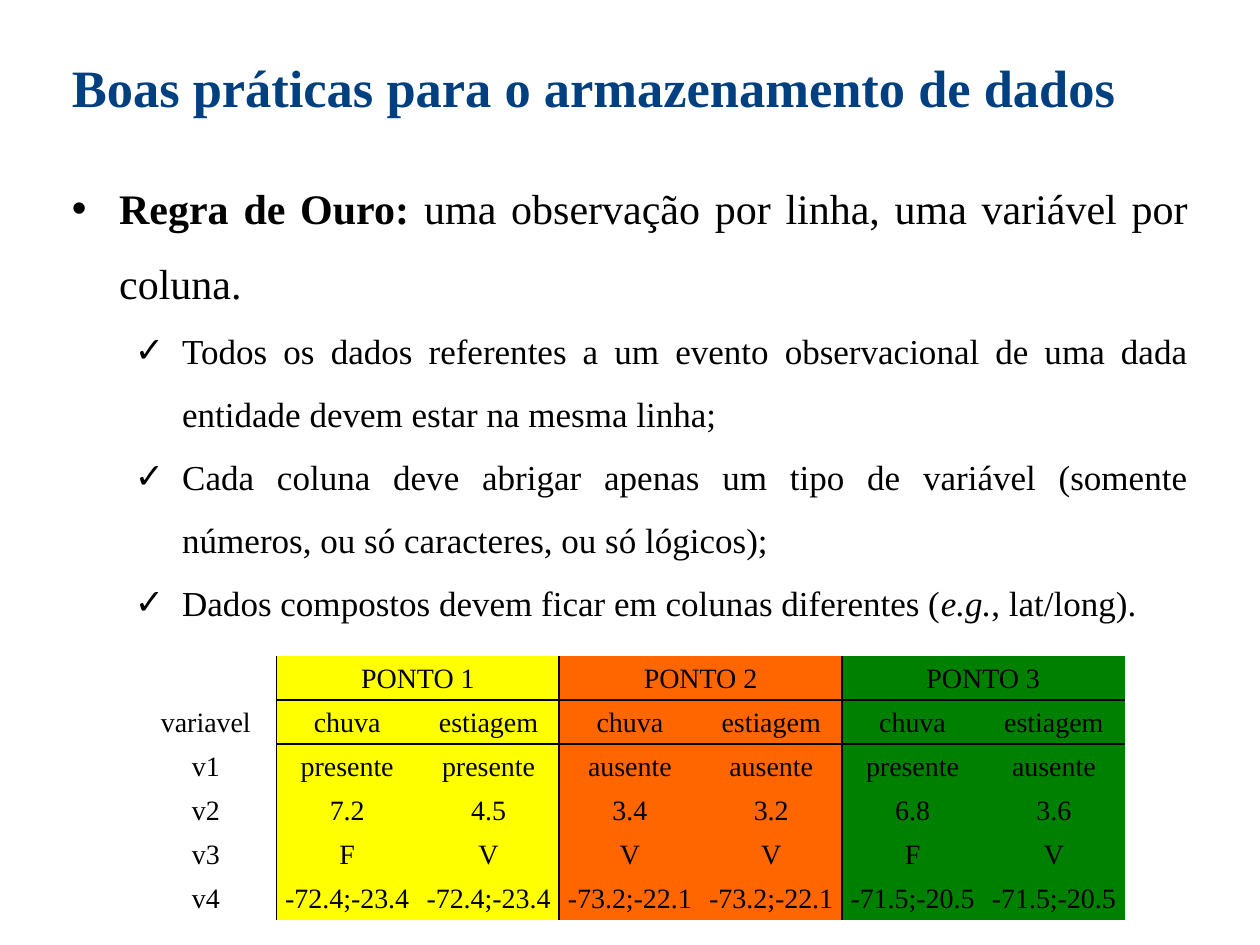
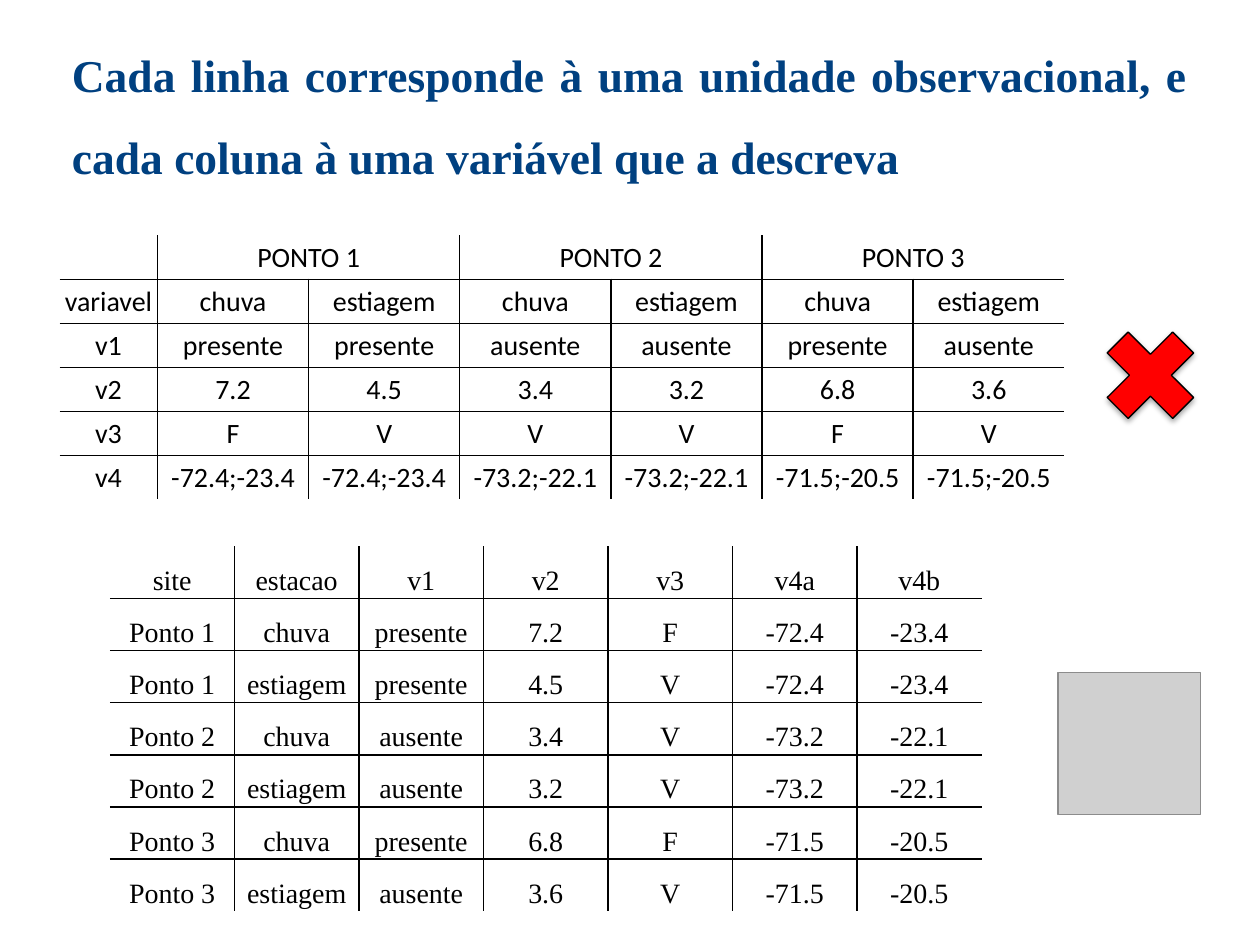
Before and after one commit to nacmarino/compartilhaR, a slide deck: slide 19 of 02 - intro/02 - a vida dos dados.pptx. Drawn at 1260x945 pixels with LibreOffice and Linux fonts; fonts in the diff are those of the drawing; grey boxes stand for pictures. Boxes give left, top, right and bottom in pixels: in the first picture for what was removed or moved away, otherwise in the second. Text is boxed around its words. In the diff, an @@ line names an element or a change of style, - is before the commit and + after.

```diff
--- a/02 - intro/02 - a vida dos dados.pptx
+++ b/02 - intro/02 - a vida dos dados.pptx
@@ text removed at box(72, 70, 1115, 118) @@
-Boas práticas para o armazenamento de dados
@@ text added at box(72, 60, 1186, 183), 26 pt, text #004080, bold @@
+Cada linha corresponde à uma unidade observacional, e cada coluna à uma variável que a descreva
@@ text removed at box(119, 194, 1188, 623) @@
-• Regra de Ouro: uma observação por linha, uma variável por coluna.
-  ✓ Todos os dados referentes a um evento observacional de uma dada entidade devem estar na mesma linha;
-  ✓ Cada coluna deve abrigar apenas um tipo de variável (somente números, ou só caracteres, ou só lógicos);
-  ✓ Dados compostos devem ficar em colunas diferentes (e.g., lat/long).
@@ table at box(59, 236, 1065, 500) @@
@@ fill #FFFF00 to none in 11 cells @@
@@ fill #FF6600 to none in 11 cells @@
@@ fill #008000 to none in 11 cells @@
@@ font Times New Roman to Calibri @@
@@ borders changed @@
@@ table: place and size @@
-table at box(135, 656, 1123, 921)
+table at box(59, 236, 1065, 500)
@@ cross added at box(1087, 312, 1213, 438), fill #FF0000, outline #000000 0.75 pt @@
@@ table added at box(110, 547, 983, 912), 7 rows, 7 columns @@
+site | estacao | v1 | v2 | v3 | v4a | v4b
+Ponto 1 | chuva | presente | 7.2 | F | -72.4 | -23.4
+Ponto 1 | estiagem | presente | 4.5 | V | -72.4 | -23.4
+Ponto 2 | chuva | ausente | 3.4 | V | -73.2 | -22.1
+Ponto 2 | estiagem | ausente | 3.2 | V | -73.2 | -22.1
+Ponto 3 | chuva | presente | 6.8 | F | -71.5 | -20.5
+Ponto 3 | estiagem | ausente | 3.6 | V | -71.5 | -20.5
@@ picture added at box(1058, 673, 1201, 815) @@
```
Also in this commit, not shown: 9 other slides changed, 7 slides added, 8 slides removed, 15 other files.
